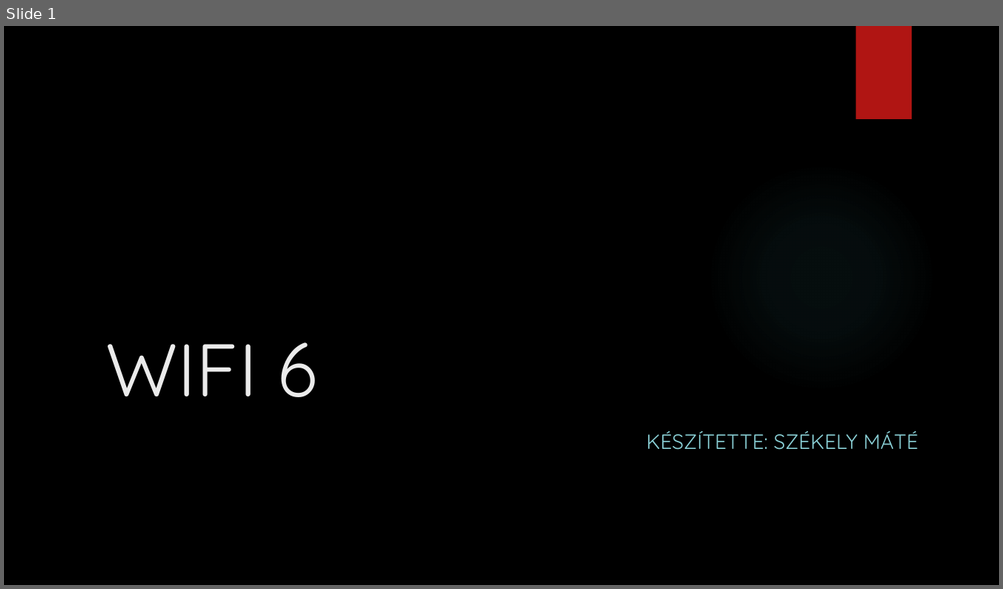
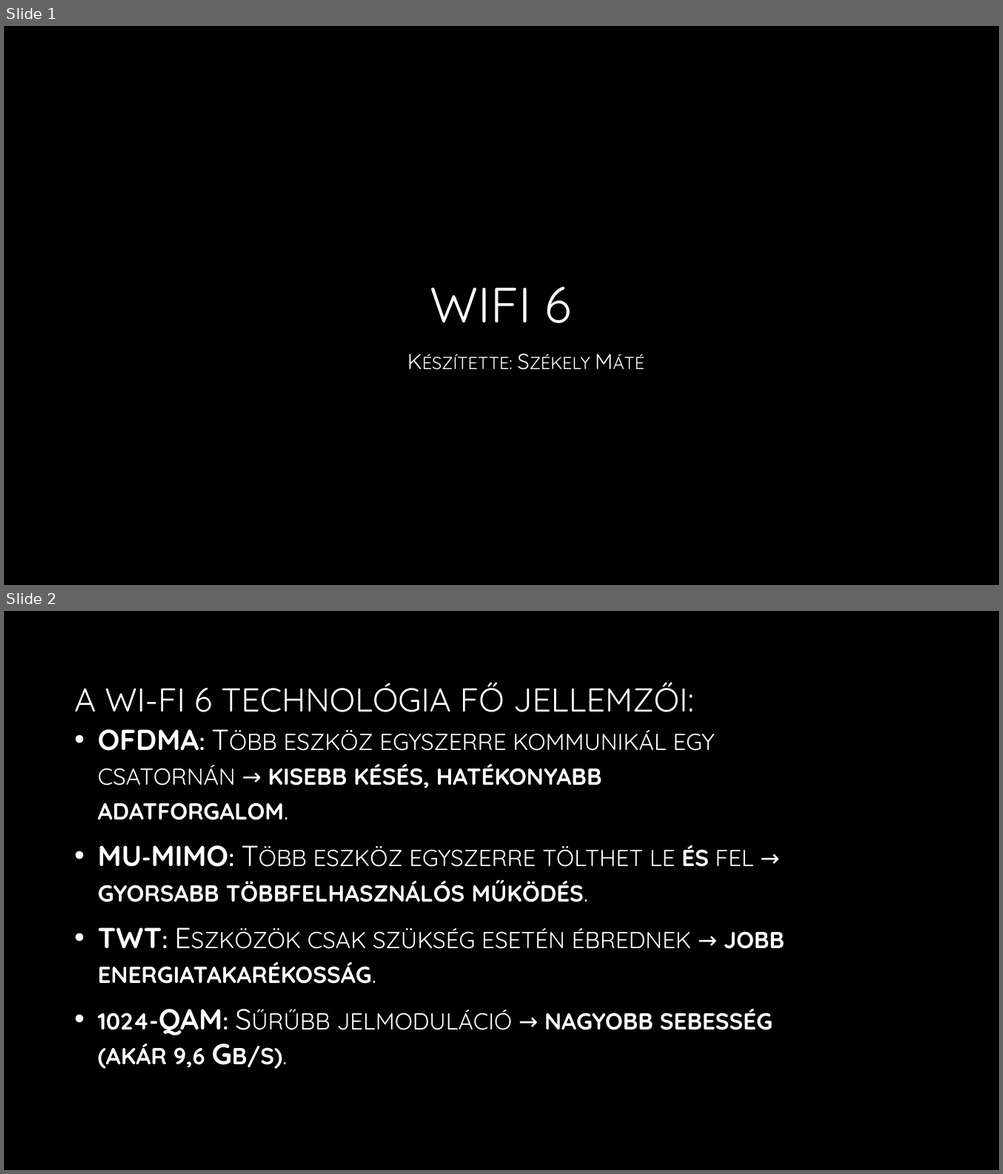
Before and after one commit to kabaibalazs061-tech/Szekely-Bari-Kabai, a slide deck: wifi 6.pptx. Shown one above the other, each under a label of ours: slide 1 before the commit, slides 1 and 2 after it. The pictures are 1003x589 and 1003x1174 pixels, drawn with LibreOffice and Linux fonts; fonts in the diff are those of the drawing; background and template pictures are left out. Boxes give left, top, right and bottom in pixels: in the first picture for what was removed or moved away, otherwise in the second. Text is boxed around its words. In the diff, an @@ line names an element or a change of style, - is before the commit and + after.

```diff
--- a/wifi 6.pptx
+++ b/wifi 6.pptx
@@ slide 2 added at (x1=4, y1=611, x2=999, y2=1170), background picture (left out) @@
@@ title added at (x1=74, y1=682, x2=694, y2=712), 32 pt, text gradient #FFFFFF to #A6A6A6 @@
+A WI-FI 6 TECHNOLÓGIA FŐ JELLEMZŐI:
@@ text added at (x1=98, y1=729, x2=784, y2=1069), 28 pt, text gradient #FFFFFF to #BFBFBF, bold, small capitals @@
+• OFDMA: Több eszköz egyszerre kommunikál egy csatornán → kisebb késés, hatékonyabb adatforgalom.
+• MU-MIMO: Több eszköz egyszerre tölthet le és fel → gyorsabb többfelhasználós működés.
+• TWT: Eszközök csak szükség esetén ébrednek → jobb energiatakarékosság.
+• 1024-QAM: Sűrűbb jelmoduláció → nagyobb sebesség (akár 9,6 Gb/s).
@@ slide 1 changed as well @@
@@ rectangle removed at (x1=855, y1=26, x2=911, y2=119) @@
@@ title "WIFI 6" moved from (x1=105, y1=343, x2=318, y2=397) to (x1=430, y1=286, x2=572, y2=323) @@
@@ title "WIFI 6" at (x1=430, y1=286, x2=572, y2=323): size 72 to 48 pt, text colour #EBEBEB to gradient #FFFFFF to #A6A6A6; alignment left to centre @@
@@ subtitle at (x1=646, y1=432, x2=918, y2=450): text changed; size 20 to 21 pt; text colour #8AD0D6 to gradient #FFFFFF to #BFBFBF @@
-KÉSZÍTETTE: SZÉKELY MÁTÉ
+Készítette: Székely Máté
```
Also in this commit, not shown: 4 other slides changed, 1 other slide added, 2 slides removed.
